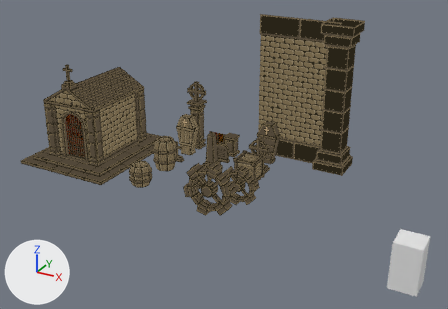
The Blender file Assets/_VanHelsingVR/Art/Blender/Props/Graveyard/Graveyard.blend, before and after one commit.
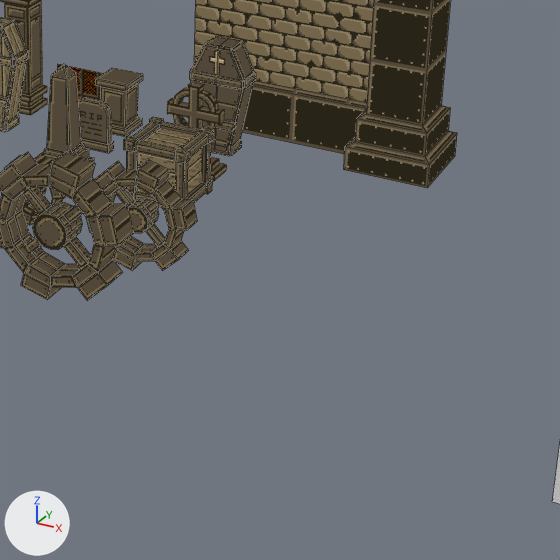
Old and new are each drawn whole from a 50 mm lens placed at (8.6, -19.5, 12.6), pointed at (-3.6, 2.6, 1.6) and again close up on the part from 42% to 87% of the width and 35% to 100% of the height. The lights are fixed; the arrows at lower left show +X, +Y and +Z. The last two pictures show the newer version. The close-ups show mesh edges as thin lines.

Before the edit, the objects in view are built like this:
```python
me_cube_004 = bpy.data.meshes.new('Cube.004')
me_cube_004.from_pydata(...)  # 24 vertices, 18 faces; spans x -0.375..0.375, y -0.094..0.094, z -0.449..0.457
me_cube_004.materials.append(mat_material)
me_cube_013 = bpy.data.meshes.new('Cube.013')
me_cube_013.from_pydata(...)  # 86 vertices, 84 faces; spans x -0.12..0.88, y -0.09..0.0, z -0.66..1.34
me_cube_013.materials.append(mat_material)
me_cylinder_001 = bpy.data.meshes.new('Cylinder.001')
me_cylinder_001.from_pydata(...)  # 148 vertices, 134 faces; spans x -1.25..1.25, y -0.25..0.25, z -1.25..1.25
me_cylinder_001.materials.append(mat_material)
ob_bigsteam_001 = bpy.data.objects.new('BigSteam.001', me_cylinder_001)
ob_bigsteam_001.location = (-4.0, 2.03, 0.0)
ob_cover_001 = bpy.data.objects.new('Cover.001', me_cube_013)
ob_cover_001.location = (-7.38, 4.88, 0.66)
ob_gravestone_003 = bpy.data.objects.new('GraveStone.003', me_cube_004)
ob_gravestone_003.location = (-5.0, 5.0, 0.45)
# also in view: 'Coffin' at (-3.0, 6.1, 1.0); 'LargePilar' at (-7.0, 6.0, 1.8); 'Cover' at (-3.0, 5.8, 1.0); 'Pillar' at (0.0, 7.0, 3.5); 'Wall' at (-2.0, 6.9, 3.5)
```
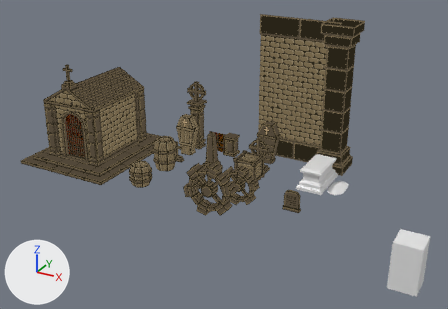
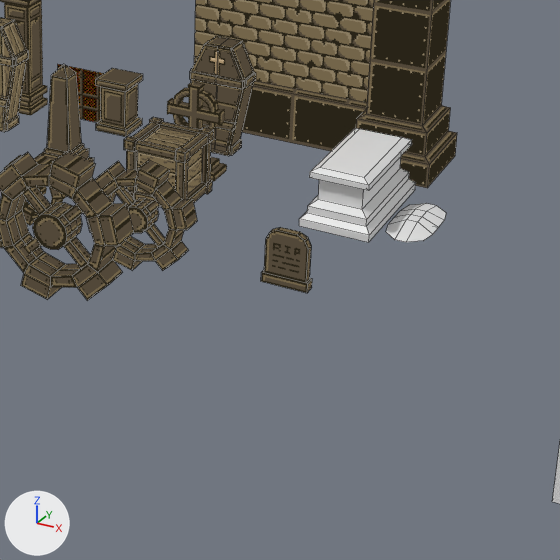
Location of each change, [x1, y1, x2, y2] in pixels of the close-ups (560 x 560 px):
'Cube', added
    after: [299, 157, 416, 242]
'GraveStone.003', moved
    before: [78, 97, 114, 153]
    after: [261, 227, 312, 293]
'Cube.001', added
    after: [309, 128, 412, 191]
'Cube.002', added
    after: [386, 203, 446, 242]

Edits to the bpy script that builds the scene:
```text
Add me_cube_018:
    me_cube_018.from_pydata(...)  # 20 vertices, 13 faces; spans x -0.375..0.375, y -0.375..0.375, z -0.125..0.375
    me_cube_018.polygons.foreach_set('use_smooth', [True] * 13)
Add me_cube_017:
    me_cube_017.from_pydata(...)  # 16 vertices, 13 faces; spans x -0.5..0.5, y -1.0..1.0, z 0.17..0.25
Add me_cube_016:
    me_cube_016.from_pydata(...)  # 32 vertices, 30 faces; spans x -0.59..0.59, y -1.09..1.09, z -0.25..0.17
Change ob_gravestone_003:
    ob_gravestone_003.location: (-5.0, 5.0, 0.45) -> (0.0, 2.0, 0.45)
Add ob_cube_002:
    ob_cube_002 = bpy.data.objects.new('Cube.002', me_cube_018)
    ob_cube_002.location = (1.0, 5.0, 0.0)
    ob_cube_002.scale = (1.0, 2.0, 0.25)
Add ob_cube_001:
    ob_cube_001 = bpy.data.objects.new('Cube.001', me_cube_017)
    ob_cube_001.location = (0.0, 5.0, 0.5)
    ob_cube_001.scale = (1.0, 1.0, 2.0)
Add ob_cube:
    ob_cube = bpy.data.objects.new('Cube', me_cube_016)
    ob_cube.location = (0.0, 5.0, 0.5)
    ob_cube.scale = (1.0, 1.0, 2.0)
```
